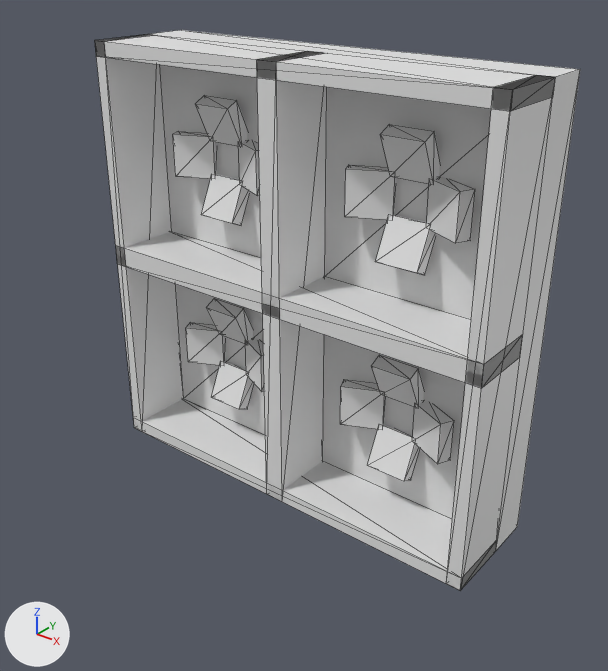
One commit to the OBJ model assets/urdf/contactbench/fixtures/spikyball_tray/spikyball_tray.obj: the scene before it, then after it.
Both versions are drawn from a camera (50 mm lens) standing at (0.1318, -0.1731, 0.0884) and looking at (0.0066, -0.0166, -0.0086). Every picture has the same lights, and +X, +Y and +Z are marked at lower left. The first picture is the older version. Mesh edges are drawn as thin lines. Where no turn or scale is listed for an object, it has been applied to the vertices. Vertices at exactly the same position are counted once.

Before the edit, the objects in view are built like this:
```python
me_spikyball_tray = bpy.data.meshes.new('spikyball_tray')
me_spikyball_tray.from_pydata(...)  # 172 vertices, 276 faces; spans x -0.061..0.061, y -0.022..0.01, z -0.061..0.061
ob_spikyball_tray = bpy.data.objects.new('spikyball_tray', me_spikyball_tray)
ob_spikyball_tray.location = (0.0, 0.0, 0.0)
```
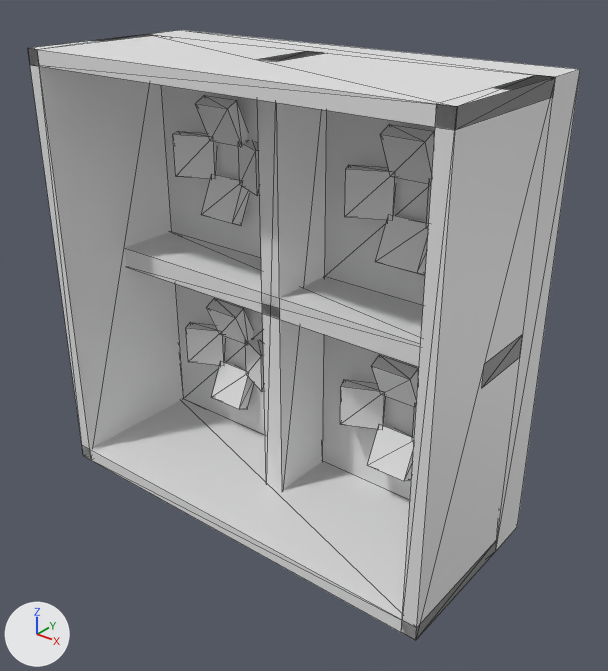
Commit message: A22 tray: outer walls 40 mm (knocked balls rolled off the table)

Edits to the bpy script that builds the scene:
```text
Change me_spikyball_tray:
    used by ob_spikyball_tray; location = (0.0, 0.0, 0.0)
    remove me_spikyball_tray.from_pydata(...)  # 172 vertices, 276 faces; spans x -0.061..0.061, y -0.022..0.01, z -0.061..0.061
    add me_spikyball_tray.from_pydata(...)  # 172 vertices, 276 faces; spans x -0.061..0.061, y -0.043..0.01, z -0.061..0.061
    me_spikyball_tray part 1: all 3 vertices in x -0.061..-0.057, y -0.022, z -0.061..-0.057 are moved by (0.0, -0.021, 0.0)
    me_spikyball_tray part 2: all 3 vertices in x -0.061..-0.057, y -0.022, z 0.057..0.061 are moved by (0.0, -0.021, 0.0)
    me_spikyball_tray part 3: all 3 vertices in x 0.057..0.061, y -0.022, z -0.061..-0.057 are moved by (0.0, -0.021, 0.0)
    me_spikyball_tray part 4: all 3 vertices in x 0.057..0.061, y -0.022, z 0.057..0.061 are moved by (0.0, -0.021, 0.0)
```

Changed parts and their boxes (x1, y1, x2, y2) in the pictures (608 x 671 px; the box of a moved part takes in the faces that stretch with it):
'spikyball_tray', reshaped (14% wider, 9% taller)
    before: (95, 30, 580, 590)
    after: (28, 30, 580, 641)
part 1 of me_spikyball_tray, moved or reshaped
    before: (143, 64, 184, 420)
    after: (93, 83, 184, 448)
part 2 of me_spikyball_tray, moved or reshaped
    before: (95, 34, 156, 431)
    after: (28, 34, 153, 460)
part 3 of me_spikyball_tray, moved or reshaped
    before: (133, 80, 555, 590)
    after: (82, 80, 555, 640)
part 4 of me_spikyball_tray, moved or reshaped
    before: (95, 34, 555, 588)
    after: (28, 34, 555, 641)
